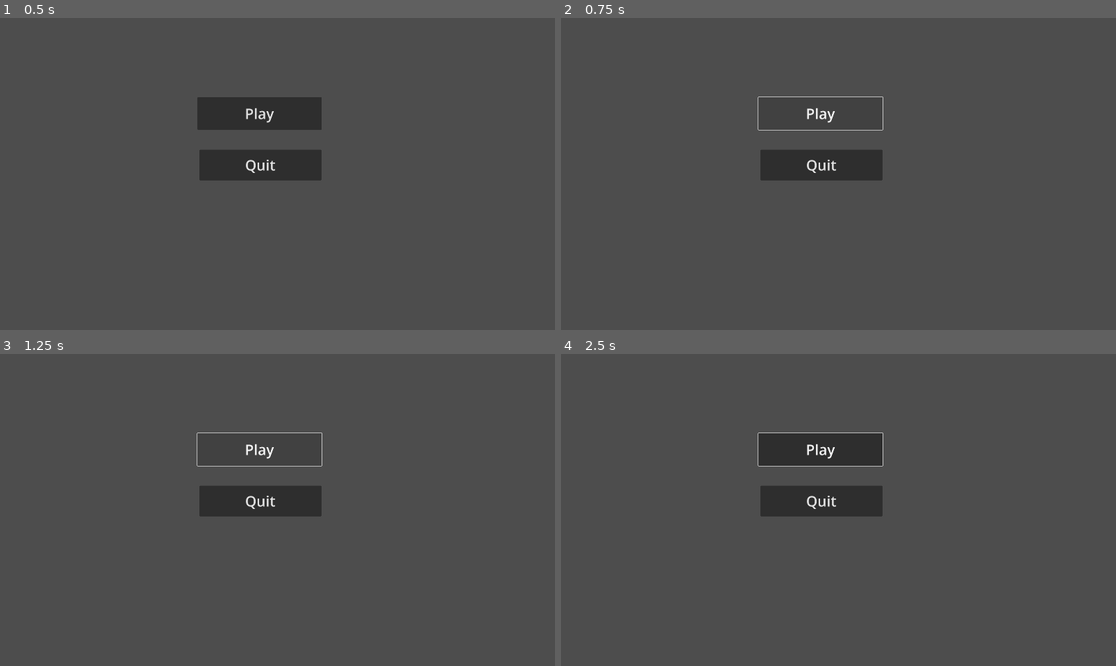
Above: before the commit, frames 1-4 (two rows, left to right).
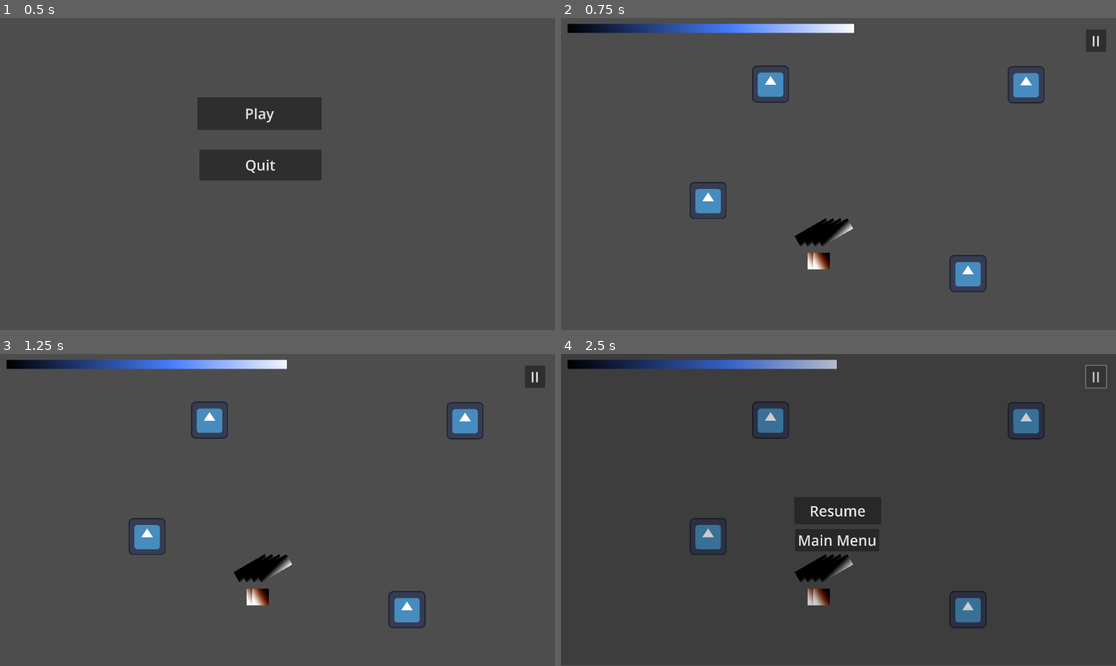
Above: after the commit, the same moments.

Repository: Inquisitor718/Casa-de-Penguin
Game: Godot game, scene res://Scenes/main_menu.tscn
Same seed, same stepped clock (60 frames per second), same inputs: the game is played once before the commit and once after it. The engine's default icon, where the game draws it, is replaced by a stand-in: a white triangle on a blue panel in a dark square.
Inputs (mouse positions are in pixels of both pictures, inside the frame that each line leads up to):
- Up to frame 1 (0.5 s): no input
- Up to frame 2 (0.75 s): click "Play" at 0.5 s
- Up to frame 3 (1.25 s): no input
- Up to frame 4 (2.5 s): click (821, 450) at 1.25 s, where only the run before the commit has a clickable "Play"; click (1093, 375) at 2 s, where only the run after the commit has a clickable "II"

Frame 1 is identical in both runs. In frame 2, 6.8% of the frame differs, in the area x 1-99%, y 1-88%; in frame 3, 6.8%; in frame 4, 7.4%.
Error before the commit: Parse Error: Variable "home" has the same name as a previously declared variable. (res://scripts/lundsnowman.gd:10)

Commit message:
bhavesh randi

Diff:
--- a/casa-de-penguin/scenes/LaudeKaSnowman.tscn
+++ b/casa-de-penguin/Scenes/Snowman.tscn
@@ -1,7 +1,7 @@
 [gd_scene load_steps=8 format=3 uid="uid://dm00hdsb8yor3"]
 
-[ext_resource type="Script" uid="uid://n33x4211tglc" path="res://Scripts/snowman.gd" id="1_6m2of"]
-[ext_resource type="PackedScene" uid="uid://1v76j3t52gdp" path="res://home.tscn" id="2_0exg2"]
+[ext_resource type="Script" uid="uid://n33x4211tglc" path="res://Scripts/lundsnowman.gd" id="1_6m2of"]
+[ext_resource type="PackedScene" uid="uid://dqkdmfcj41bim" path="res://Scenes/Chain.tscn" id="2_0exg2"]
 [ext_resource type="Texture2D" uid="uid://bxkdtofujphu3" path="res://icon.svg" id="2_8nwud"]
 
 [sub_resource type="CanvasTexture" id="CanvasTexture_lbn13"]
@@ -68,11 +68,9 @@
 one_shot = true
 autostart = true
 
-[node name="Camera2D" type="Camera2D" parent="."]
+[node name="CanvasLayer" type="CanvasLayer" parent="."]
 
-[node name="CanvasLayer" type="CanvasLayer" parent="Camera2D"]
-
-[node name="TextureProgressBar" type="TextureProgressBar" parent="Camera2D/CanvasLayer"]
+[node name="TextureProgressBar" type="TextureProgressBar" parent="CanvasLayer"]
 offset_left = 1311.0
 offset_top = 86.0
 offset_right = 1439.0
--- a/casa-de-penguin/home.tscn
+++ b/casa-de-penguin/home.tscn
@@ -7,7 +7,7 @@
 [ext_resource type="PackedScene" uid="uid://dm00hdsb8yor3" path="res://Scenes/Snowman.tscn" id="4_86xni"]
 [ext_resource type="PackedScene" uid="uid://b47dnlbyly1av" path="res://Scenes/kitchen.tscn" id="5_tdh31"]
 [ext_resource type="PackedScene" uid="uid://bjeek4rb56exk" path="res://Scenes/fire_place.tscn" id="6_x0ehs"]
-[ext_resource type="PackedScene" uid="uid://dpadm7edd2eb0" path="res://Pond.tscn" id="7_rdsdt"]
+[ext_resource type="PackedScene" uid="uid://dpadm7edd2eb0" path="res://BekarPond.tscn" id="7_rdsdt"]
 
 [node name="Home" type="Node2D"]
 script = ExtResource("1_1ey7h")
@@ -52,14 +52,6 @@
 [node name="table_coco" type="Marker2D" parent="."]
 position = Vector2(885, 838)
 
-[node name="Penguin" parent="." instance=ExtResource("8_86xni")]
-position = Vector2(978, 440.00003)
-scale = Vector2(1.7926829, 1.7926829)
-
-[node name="Penguin2" parent="." instance=ExtResource("8_86xni")]
-position = Vector2(1284, 446)
-scale = Vector2(1.7926829, 1.7926829)
-
 [node name="Camera2D" type="Camera2D" parent="."]
 position = Vector2(961, 539)
 
--- a/casa-de-penguin/scripts/lundsnowman.gd
+++ b/casa-de-penguin/scripts/lundsnowman.gd
@@ -2,7 +2,7 @@
 
 @export var zoom:=0
 @export var points: int
-@export var home: PackedScene
+
 @onready var snowman_pos: Marker2D = $snowman_pos
 @onready var snowfall: GPUParticles2D = $Snowfall
 
Not shown, added: casa-de-penguin/Scenes/LaudeKaSnowman.tscn.depren
